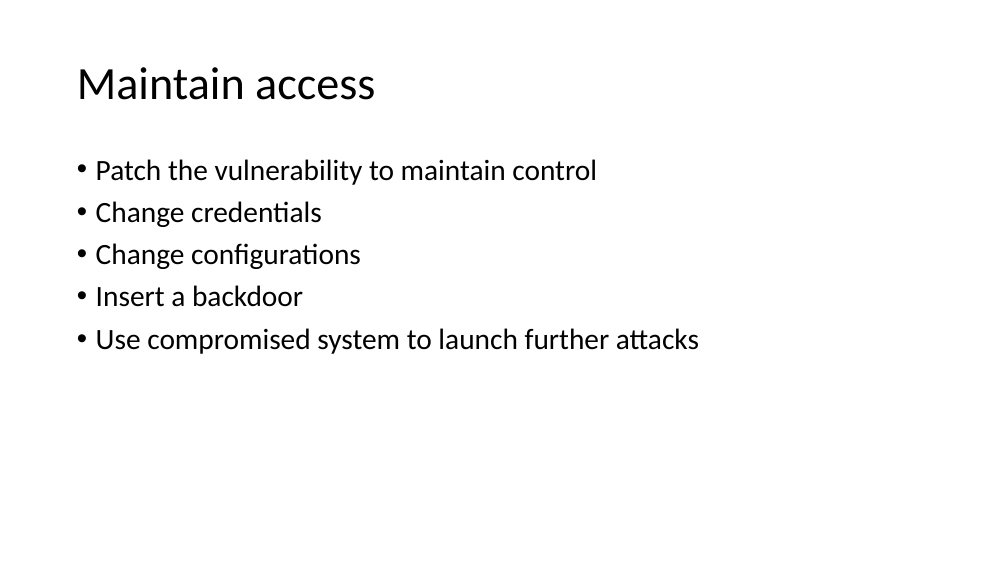
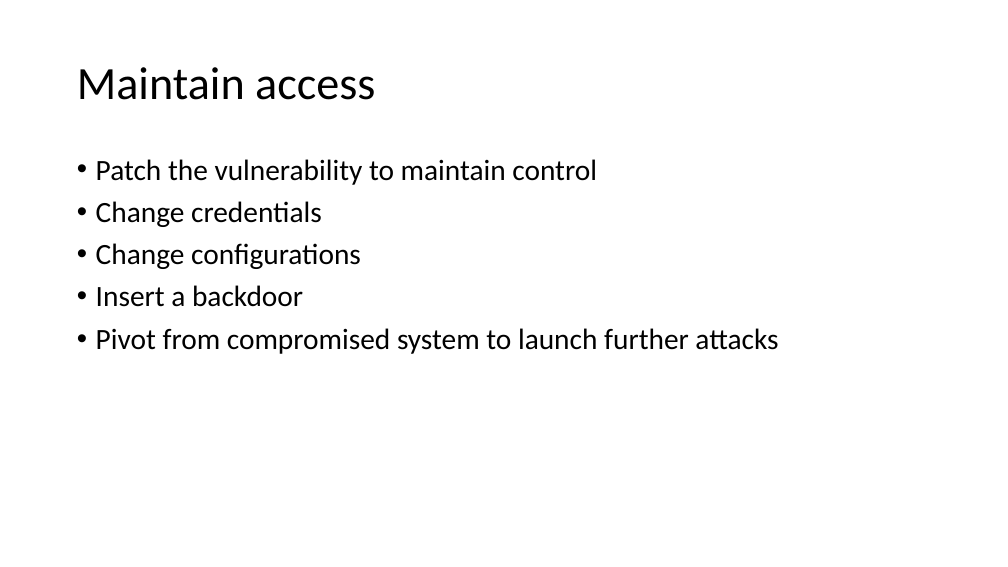
Before and after one commit to koga73/security-test, a slide deck: slide 10 of documents/Ethical_Hacking_101.pptx (slide 9 before the commit). Drawn at 1008x567 pixels with LibreOffice and Linux fonts; fonts in the diff are those of the drawing. Boxes give left, top, right and bottom in pixels: in the first picture for what was removed or moved away, otherwise in the second. Text is boxed around its words. In the diff, an @@ line names an element or a change of style, - is before the commit and + after.

```diff
--- a/documents/Ethical_Hacking_101.pptx
+++ b/documents/Ethical_Hacking_101.pptx
@@ text at (96,328,778,354): text changed @@
-• Use compromised system to launch further attacks
+• Pivot from compromised system to launch further attacks
```
Also in this commit, not shown: 3 other slides changed, 10 slides added.
